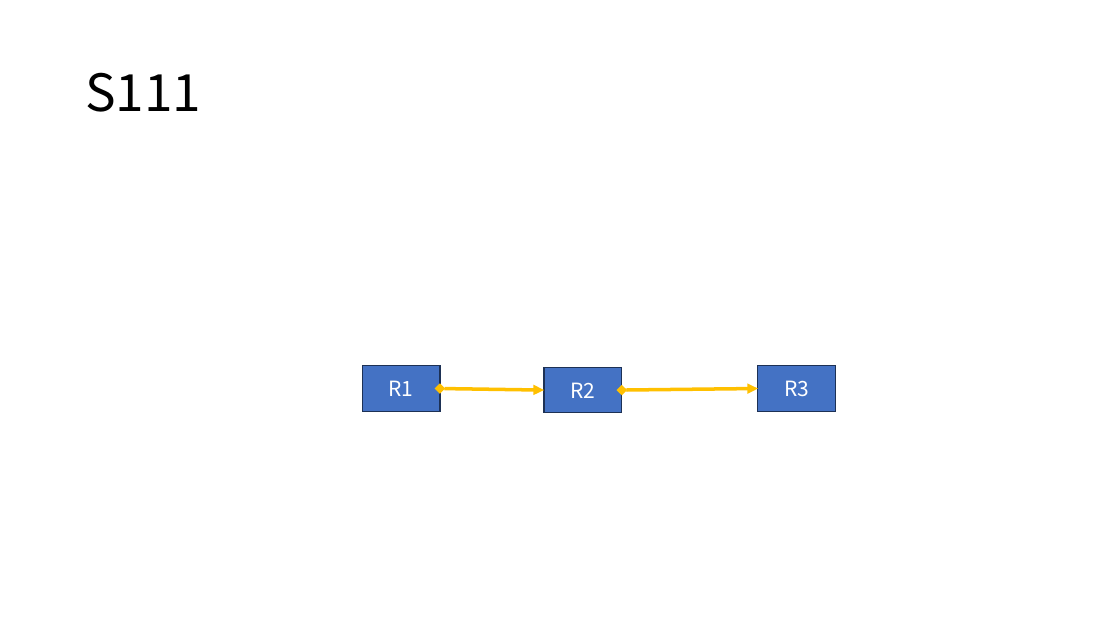
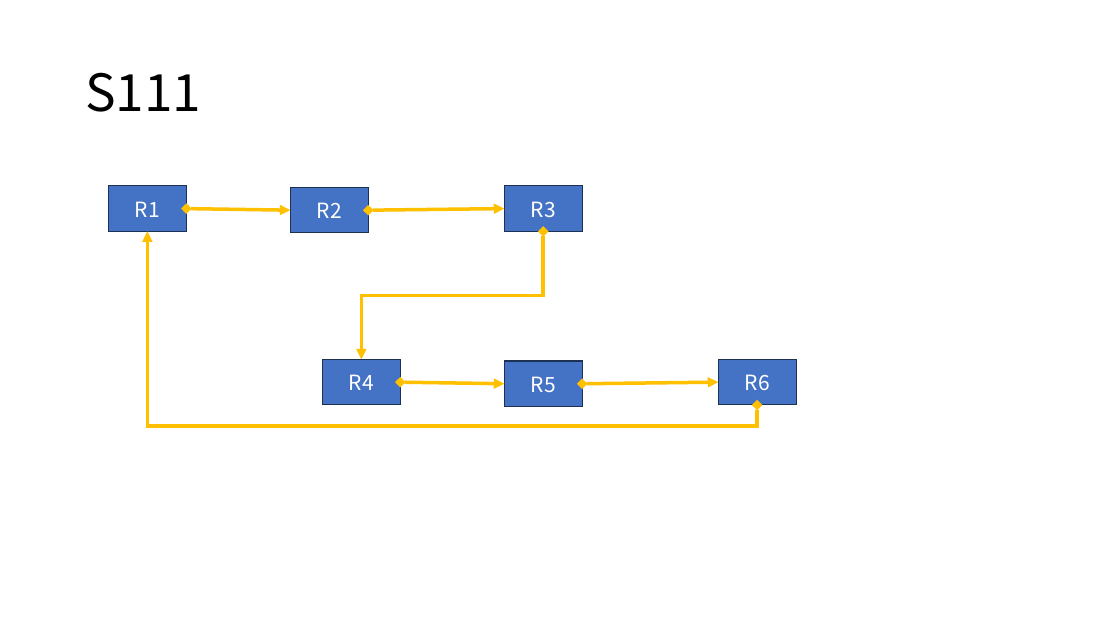
Before and after one commit to DualsoftDev/ds, a slide deck: slide 4 of DsDotNet/src/UnitTest/UnitTest.Model/ImportOfficeExample/Sample/s.pptx. Drawn at 1120x630 pixels with LibreOffice and Linux fonts; fonts in the diff are those of the drawing. Boxes give left, top, right and bottom in pixels: in the first picture for what was removed or moved away, otherwise in the second. Text is boxed around its words. In the diff, an @@ line names an element or a change of style, - is before the commit and + after.

```diff
--- a/DsDotNet/src/UnitTest/UnitTest.Model/ImportOfficeExample/Sample/s.pptx
+++ b/DsDotNet/src/UnitTest/UnitTest.Model/ImportOfficeExample/Sample/s.pptx
@@ 3 rectangles, 2 double arrows: place and size @@
-3 rectangles, 2 double arrows at [362, 365, 836, 413]
+3 rectangles, 2 double arrows at [108, 186, 582, 233]
@@ elbow double arrow added from (757, 405) to (148, 231), #FFC000 3 pt @@
@@ elbow double arrow added from (544, 231) to (361, 360), #FFC000 3 pt @@
@@ rectangle added at [323, 360, 401, 405], fill #4472C4, outline #1E3256 1 pt, 18 pt, text #FFFFFF @@
+R4
@@ double arrow added from (401, 382) to (504, 384), #FFC000 3 pt @@
@@ rectangle added at [504, 361, 582, 407], fill #4472C4, outline #1E3256 1 pt, 18 pt, text #FFFFFF @@
+R5
@@ double arrow added from (582, 384) to (718, 382), #FFC000 3 pt @@
@@ rectangle added at [718, 360, 797, 405], fill #4472C4, outline #1E3256 1 pt, 18 pt, text #FFFFFF @@
+R6
```
Also in this commit, not shown: 7 other files.
